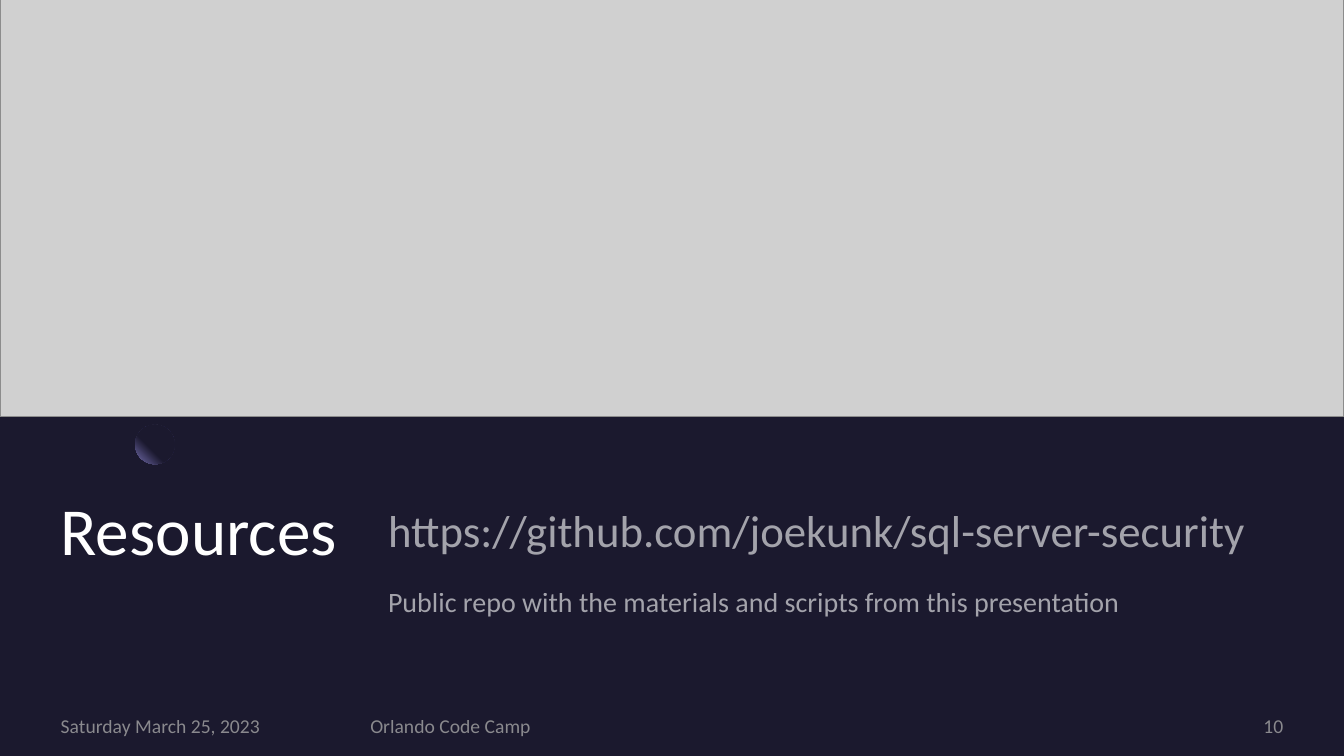
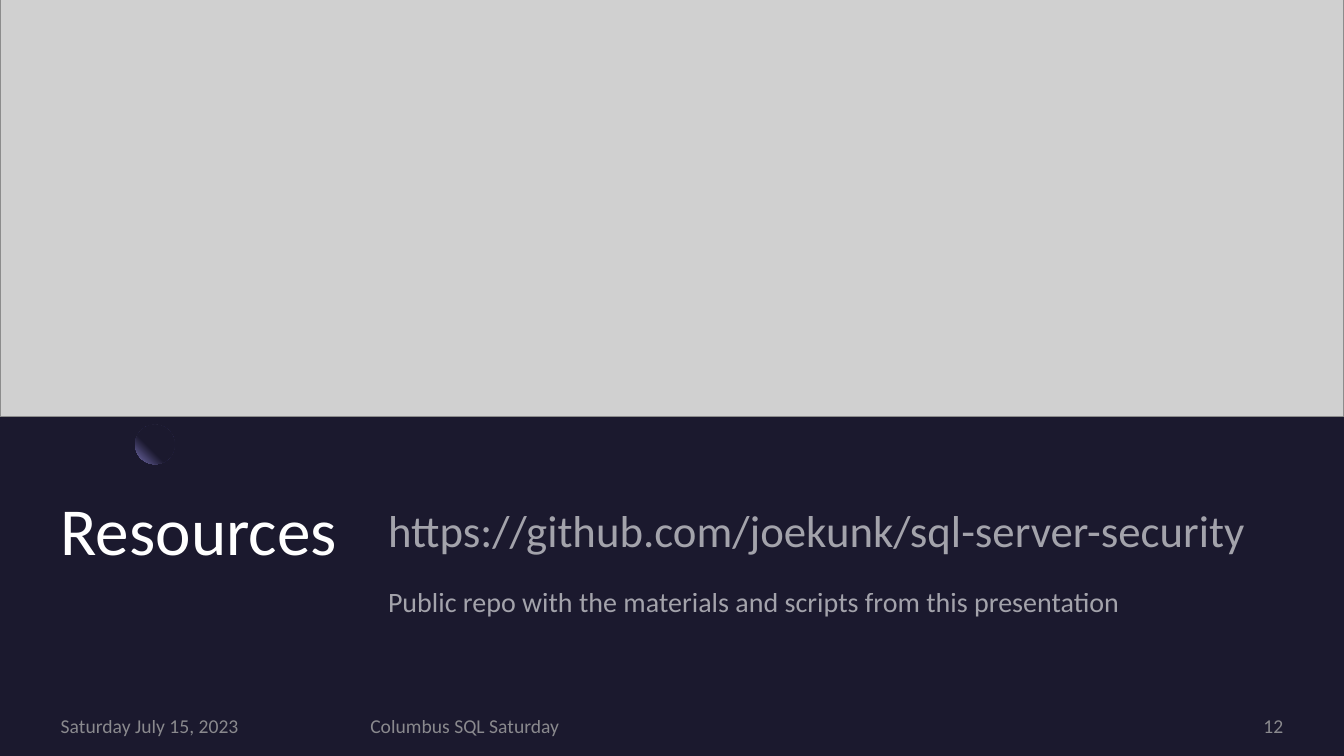
Before and after one commit to JoeKunk/SQL-Server-Security, a slide deck: slide 12 of 2023-07-Columbus/2023-07 SQL Server Security Columbus Version.pptx (slide 10 before the commit). Drawn at 1344x756 pixels with LibreOffice and Linux fonts; fonts in the diff are those of the drawing; grey boxes stand for pictures. Boxes give left, top, right and bottom in pixels: in the first picture for what was removed or moved away, otherwise in the second. Text is boxed around its words. In the diff, an @@ line names an element or a change of style, - is before the commit and + after.

Commit message:
Updated slides for Columbus
Added other security practices

```diff
--- a/2023-07-Columbus/2023-07 SQL Server Security Columbus Version.pptx
+++ b/2023-07-Columbus/2023-07 SQL Server Security Columbus Version.pptx
@@ text at <box>61,720,239,736</box>: text changed @@
-Saturday March 25, 2023
+Saturday July 15, 2023
@@ text at <box>370,720,559,736</box>: text changed @@
-Orlando Code Camp
+Columbus SQL Saturday
@@ page number at <box>1263,720,1283,733</box>: text changed @@
-10
+12
```
Also in this commit, not shown: 9 other slides changed, 2 slides added, 1 other file.
